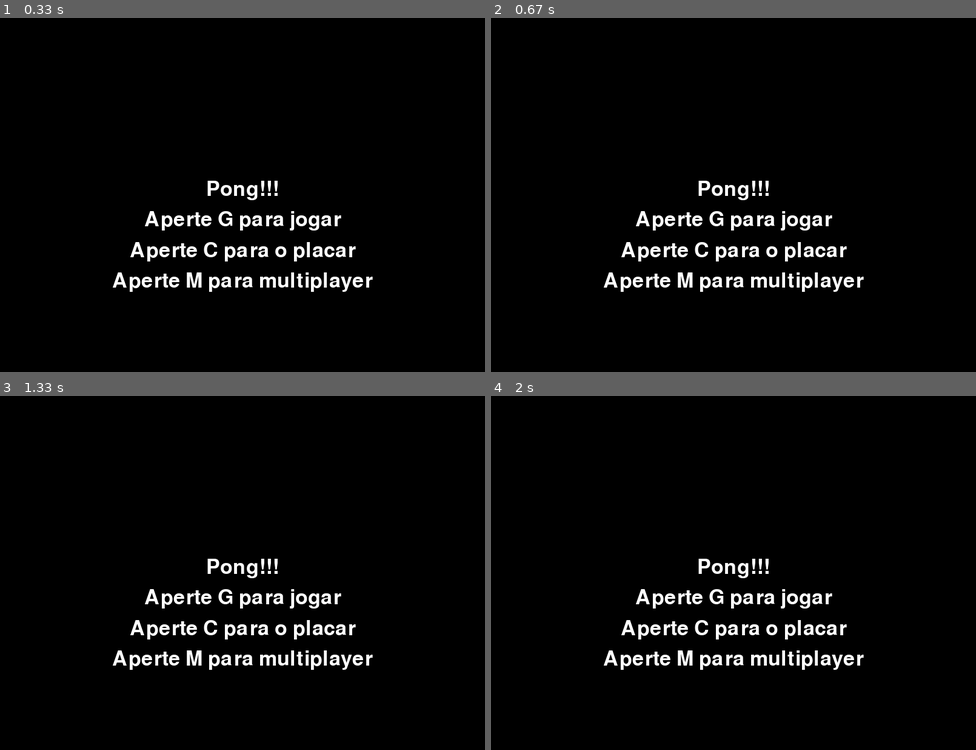
Above: before the commit, frames 1-4 (two rows, left to right).
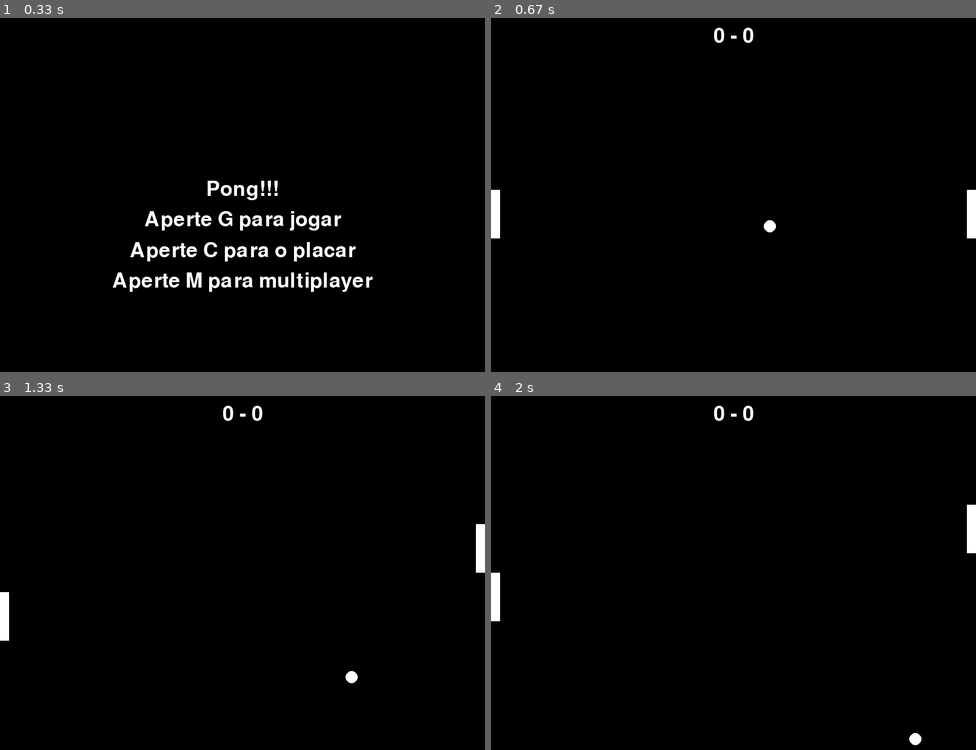
Above: after the commit, the same moments.

Repository: joaquimbc/Insper-Pygame-EP3
Game: pygame game, started from pong.py
The game is run twice, just before and just after one commit, with the same random seed, the same clock (stepped at 60 frames per second) and the same inputs.
Inputs:
- Up to frame 1 (0.33 s): no input
- Up to frame 2 (0.67 s): tap G at 0.33 s
- Up to frame 3 (1.33 s): hold Up 0.67-1.13 s; hold Down from 1.17 s (still down); hold S from 1.17 s (still down)
- Up to frame 4 (2 s): release Down at 1.47 s; release S at 1.47 s; hold Up 1.5-1.87 s; hold W 1.5-1.87 s; hold Down from 1.9 s (still down); hold S from 1.9 s (still down)

Frame 1 is identical in both runs. In frame 2, 3.6% of the frame differs, in the area x 0-100%, y 2-78%; in frame 3, 3.7%, in the area x 0-100%, y 2-82%; in frame 4, 3.7%.

Commit message:
ooopss.. esquecemos disso (função renderiza_tela() não cria Game())

Diff:
--- a/pong.py
+++ b/pong.py
@@ -139,7 +139,8 @@
                     sys.exit()
                 if event.type == pygame.KEYDOWN:
                     if event.key == pygame.K_g: # Modo principal do jogo
-                        pass
+                        game = Game(self.win, self.clock, self.font)
+                        game.play()
                     elif event.key == pygame.K_c: # Placar (Não implementado)
                         pass
                     elif event.key == pygame.K_m: # Multiplayer (Não implementado)
